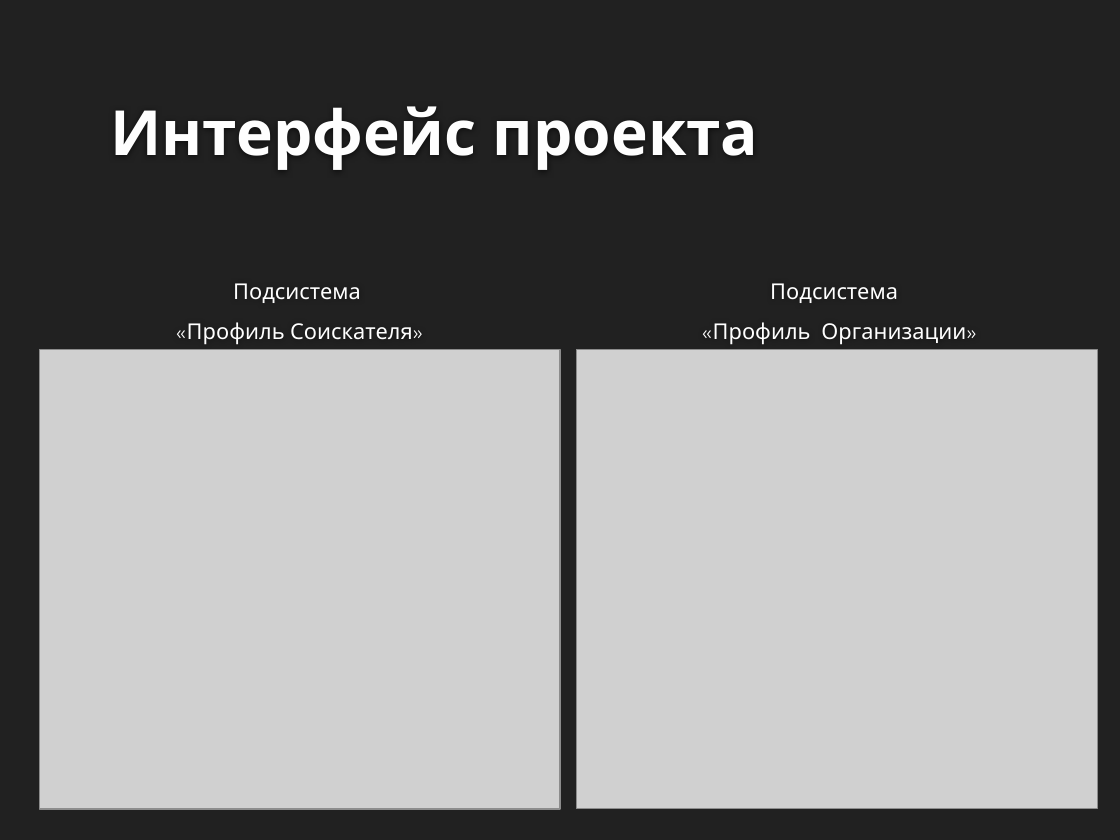
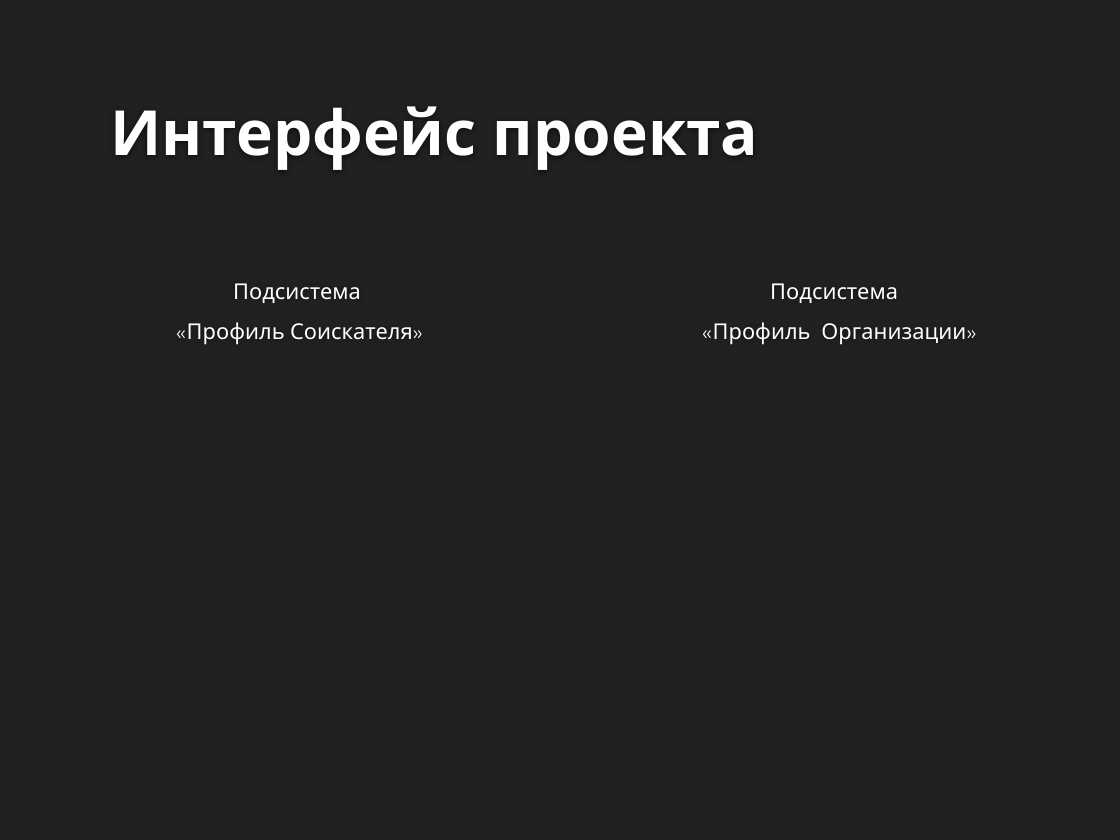
Before and after one commit to SerPan23/celevik, a slide deck: slide 7 of презентация.pptx (slide 6 before the commit). Drawn at 1120x840 pixels with LibreOffice and Linux fonts; fonts in the diff are those of the drawing; grey boxes stand for pictures; background and template pictures are left out. Boxes give left, top, right and bottom in pixels: in the first picture for what was removed or moved away, otherwise in the second. Text is boxed around its words. In the diff, an @@ line names an element or a change of style, - is before the commit and + after.

```diff
--- a/презентация.pptx
+++ b/презентация.pptx
@@ picture removed at bbox=[39, 349, 560, 809] @@
@@ picture removed at bbox=[577, 349, 1098, 809] @@
```
Also in this commit, not shown: 1 other slide changed, 3 slides added, 2 other files.
